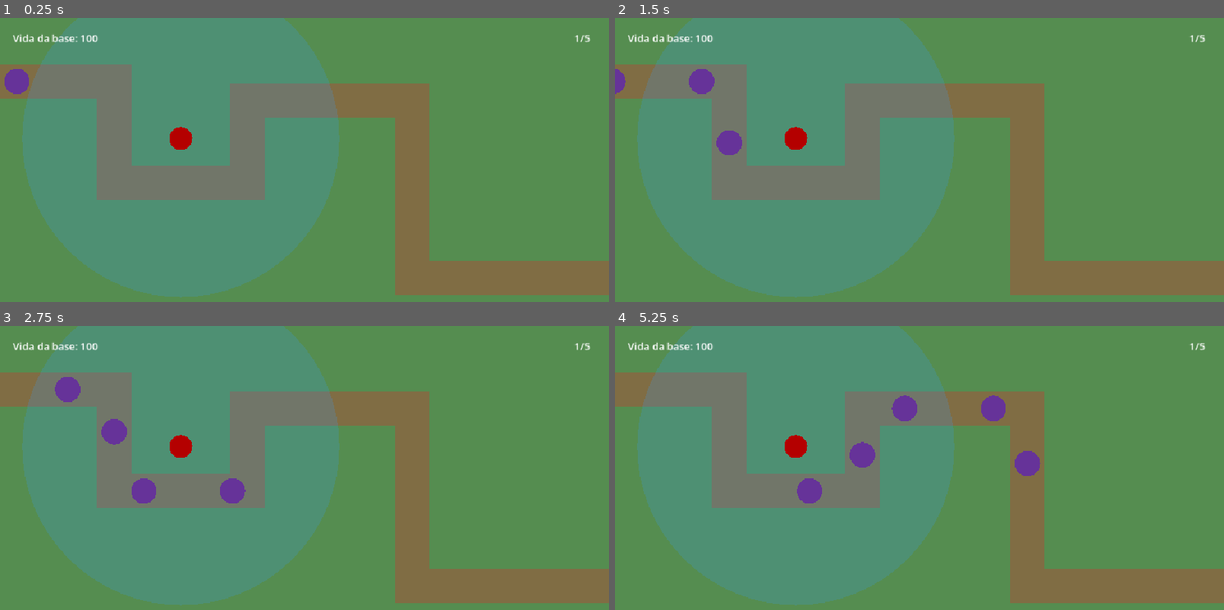
Above: before the commit, frames 1-4 (two rows, left to right).
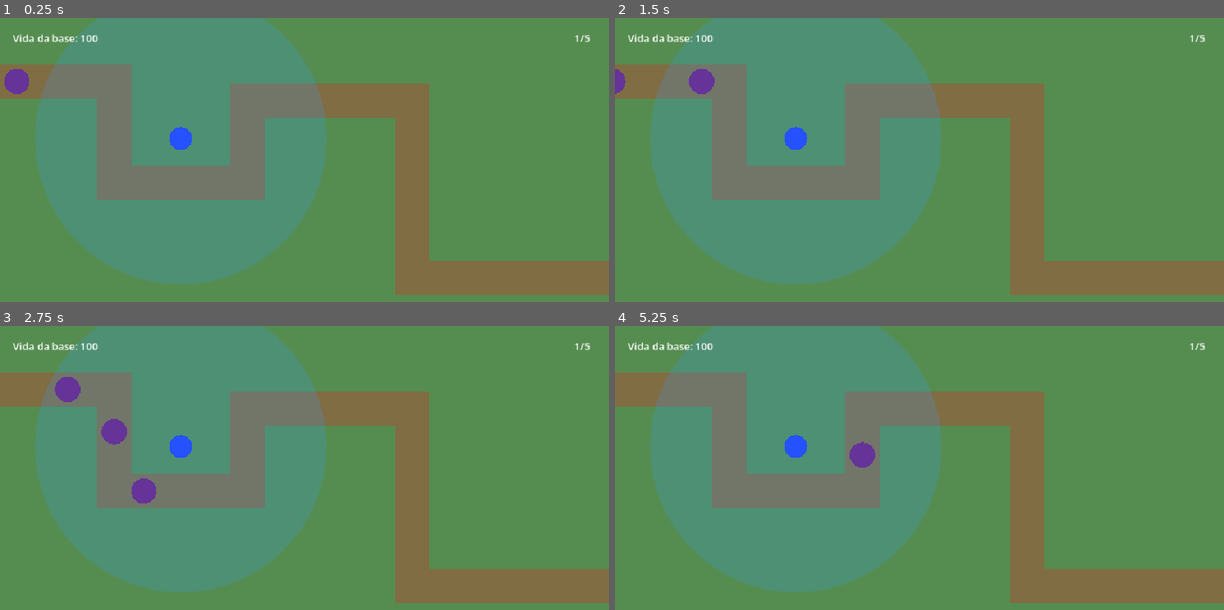
Above: after the commit, the same moments.

Repository: artdroids11/Tower-Defense-Godot-2D
Game: Godot game, scene res://main.tscn
Two runs of this game, one before a commit and one after it. Both use one fixed random seed, a clock stepped at 60 frames per second and the inputs below.
Inputs:
- Up to frame 1 (0.25 s): no input
- Up to frame 2 (1.5 s): no input
- Up to frame 3 (2.75 s): no input
- Up to frame 4 (5.25 s): no input

The runs differ from the first frame. In frame 1, 5.8% of the frame differs, in the area x 3-56%, y 0-99%; in frame 2, 6.0%; in frame 3, 6.1%; in frame 4, 6.9%, in the area x 3-70%, y 0-99%.

Commit message:
Adicionado sistema de projéteis

Diff:
--- /dev/null
+++ b/scenes/projectiles.tscn
@@ -0,0 +1,6 @@
+[gd_scene format=3 uid="uid://cjr7o1n71vbhp"]
+
+[ext_resource type="Script" uid="uid://c57umas4jarol" path="res://scripts/projectiles.gd" id="1_lh4qw"]
+
+[node name="Projectiles" type="Node2D" unique_id=1926730634]
+script = ExtResource("1_lh4qw")
--- /dev/null
+++ b/scripts/projectiles.gd
@@ -0,0 +1,27 @@
+extends Node2D
+
+@export var speed: float = 850.0
+var target: Node2D
+var direction: Vector2 = Vector2.ZERO
+var previous_position: Vector2 = Vector2.ZERO
+
+func _draw() -> void:
+	draw_line(Vector2(-12, 0),Vector2(12, 0),Color(1.0, 0.008, 0.016, 1.0),5.0)
+
+func _process(delta: float) -> void:
+	if not is_instance_valid(target):
+		queue_free()
+		return
+
+	previous_position = global_position
+	global_position += direction * speed * delta
+
+	var closest_point: Vector2 = Geometry2D.get_closest_point_to_segment(
+		target.global_position,
+		previous_position,
+		global_position
+	)
+
+	if global_position.distance_to(target.global_position) < 25.0:
+		target.take_damage(3)
+		queue_free()
--- a/scripts/tower.gd
+++ b/scripts/tower.gd
@@ -1,6 +1,8 @@
 extends Node2D
 
-@export var range: float = 250.0
+const PROJECTILE_SCENE = preload("res://scenes/projectiles.tscn")
+
+@export var range: float = 230.0
 @export var tower_radius: float = 18.0
 
 var main:Node2D
@@ -13,7 +15,7 @@
 
 func _draw() -> void:
 	draw_circle(Vector2.ZERO, range, Color(0.2, 0.6, 1.0, 0.2))
-	draw_circle(Vector2.ZERO, tower_radius, Color(0.706, 0.0, 0.0, 1.0))
+	draw_circle(Vector2.ZERO, tower_radius, Color(0.145, 0.318, 1.0, 1.0))
 
 func _ready() -> void:
 	position = Vector2(285, 190)
@@ -71,7 +73,16 @@
 	if attack_timer >= attack_interval:
 		if is_instance_valid(target):
 			print("Atacando o alvo: ", target.name)
-			target.take_damage(attack_damage)
+			var projectile = PROJECTILE_SCENE.instantiate()
+			get_parent().add_child(projectile)
+
+			projectile.global_position = global_position
+			projectile.target = target
+
+			projectile.direction = (target.global_position
+			- projectile.global_position).normalized()
+
+			projectile.rotation = projectile.direction.angle()
 		else:
 			("Nenhum alvo no alcance")
 
Not shown, added: scripts/projectiles.gd.uid
